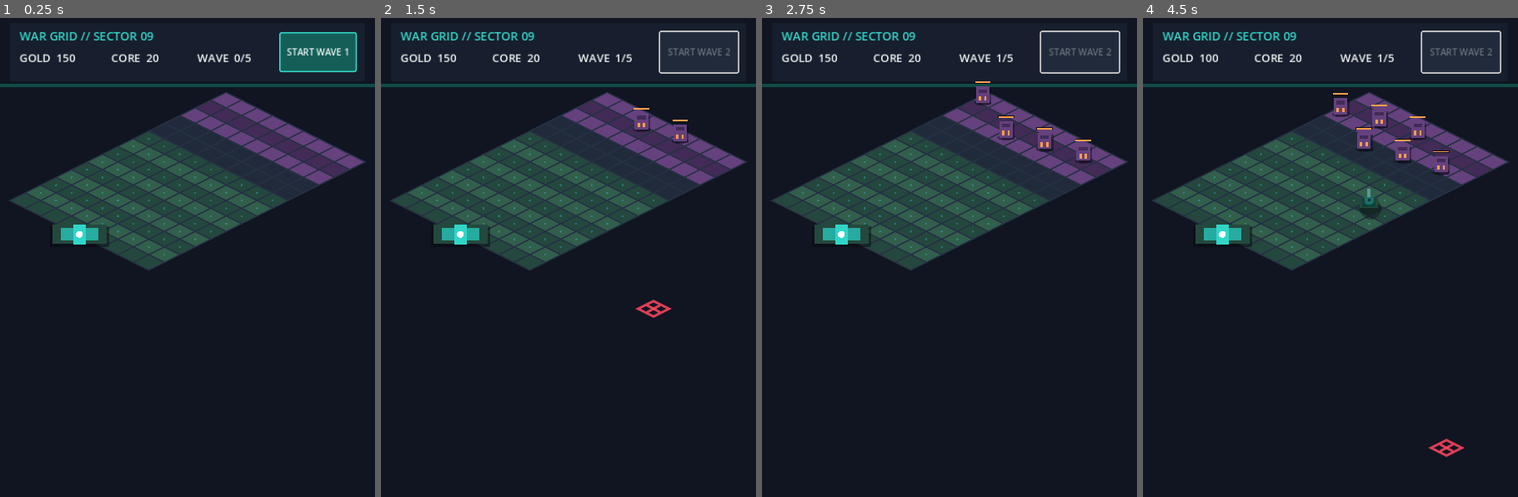
Above: before the commit, frames 1-4 (left to right).
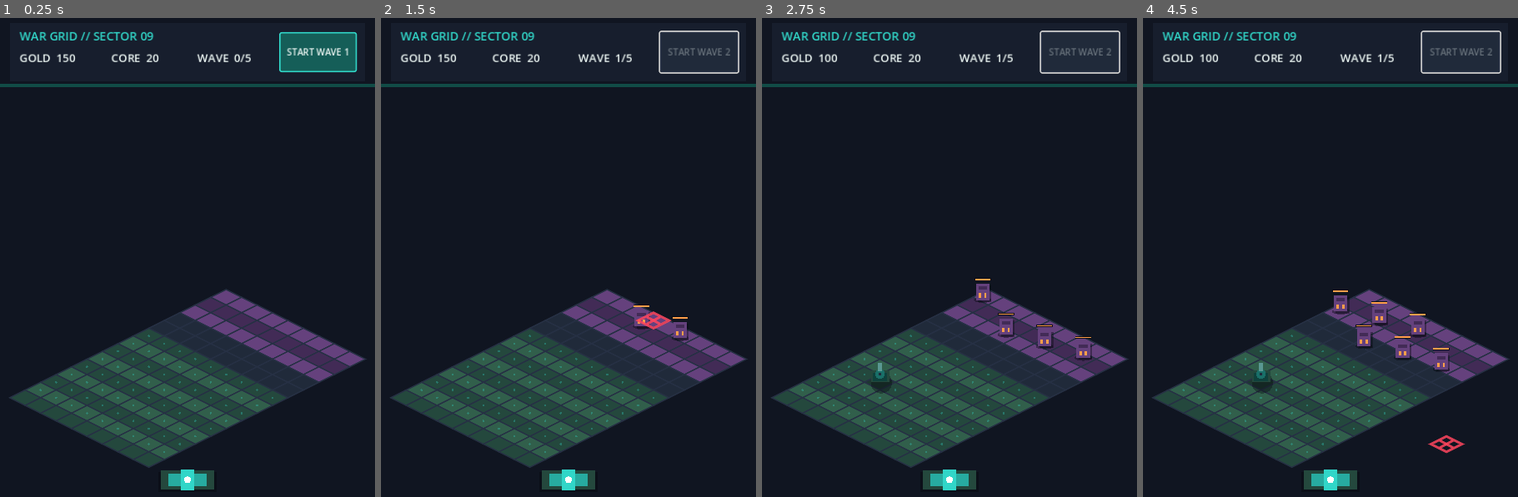
Above: after the commit, the same moments.

Repository: jinhoofkepco/Godottest1
Game: Godot game, scene res://scenes/main.tscn
Same seed, same stepped clock (60 frames per second), same inputs: the game is played once before the commit and once after it.
Inputs (mouse positions are in pixels of both pictures, inside the frame that each line leads up to):
- Up to frame 1 (0.25 s): no input
- Up to frame 2 (1.5 s): click "START WAVE 1" at 0.5 s; move the mouse to (651, 314) at 1.27 s; click (651, 314) at 1.42 s
- Up to frame 3 (2.75 s): move the mouse to (874, 382) at 2.02 s; click (874, 382) at 2.17 s
- Up to frame 4 (4.5 s): move the mouse to (1368, 200) at 2.77 s; click (1368, 200) at 2.92 s; move the mouse to (1311, 482) at 3.52 s; click (1311, 482) at 3.67 s; move the mouse to (1443, 449) at 4.27 s; click (1443, 449) at 4.42 s

The runs differ from the first frame. In frame 1, 35% of the frame differs, in the area x 2-98%, y 15-99%; in frame 2, 35%; in frame 3, 35%; in frame 4, 35%.

Commit message:
chore: add visual QA and delivery guardrails

Diff:
--- a/scripts/game_config.gd
+++ b/scripts/game_config.gd
@@ -11,6 +11,7 @@
 const WORLD_FRAME_MARGIN := 14.0
 const WORLD_FRAME_TOP := 112.0
 const WORLD_FRAME_BOTTOM := 24.0
+const CORE_ANCHOR_GAP := 28.0
 const ENEMY_ZONE_ROWS := 3
 const ALLY_BUILD_START_ROW := 5
 const CORE_ROW := 13
--- a/scripts/grid.gd
+++ b/scripts/grid.gd
@@ -64,7 +64,8 @@
 
 
 func get_core_anchor() -> Vector2:
-	return grid_to_screen(Vector2(float(GameConfig.GRID_COLUMNS) * 0.5, GameConfig.GRID_ROWS))
+	var bounds := get_board_bounds()
+	return Vector2(bounds.get_center().x, bounds.end.y + GameConfig.CORE_ANCHOR_GAP)
 
 
 func _draw() -> void:
--- a/scripts/main.gd
+++ b/scripts/main.gd
@@ -37,7 +37,9 @@
 	world.scale = Vector2.ONE * frame_scale
 	_world_base_position = Vector2(
 		(float(GameConfig.VIEW_SIZE.x) - board_bounds.size.x * frame_scale) * 0.5 - board_bounds.position.x * frame_scale,
-		GameConfig.WORLD_FRAME_TOP - board_bounds.position.y * frame_scale
+		GameConfig.WORLD_FRAME_TOP
+		+ (frame_size.y - board_bounds.size.y * frame_scale) * 0.5
+		- board_bounds.position.y * frame_scale
 	)
 	world.position = _world_base_position
 	core.position = grid.get_core_anchor()
--- /dev/null
+++ b/tests/smoke_capture.gd
@@ -0,0 +1,99 @@
+extends SceneTree
+
+const VIEW_SIZE := Vector2i(540, 960)
+const CAPTURE_PATH := "res://build/smoke_capture.png"
+const MAX_ACTION_FRAMES := 240
+
+
+func _initialize() -> void:
+	call_deferred("_run")
+
+
+func _run() -> void:
+	root.borderless = true
+	root.size = VIEW_SIZE
+	root.content_scale_size = VIEW_SIZE
+	var main_scene: PackedScene = load("res://scenes/main.tscn")
+	if main_scene == null:
+		_fail("main scene could not be loaded")
+		return
+	var main = main_scene.instantiate()
+	root.add_child(main)
+	await process_frame
+	await process_frame
+
+	var placements := [Vector2i(3, 5), Vector2i(5, 5), Vector2i(7, 5)]
+	for cell in placements:
+		if not main.try_place_tower(cell):
+			_fail("tower placement failed at %s" % cell)
+			return
+	main.wave_manager.spawn_interval = 0.03
+	main.start_next_wave()
+	if main.wave_manager.current_wave != 1 or not main.wave_manager.wave_active:
+		_fail("wave one did not start")
+		return
+
+	var staged := false
+	var action_visible := false
+	for frame in MAX_ACTION_FRAMES:
+		await physics_frame
+		await process_frame
+		if not staged and main.enemies.get_child_count() >= placements.size():
+			_stage_enemies(main)
+			staged = true
+		if staged and _has_visible_action(main):
+			action_visible = true
+			break
+	if not action_visible:
+		_fail("no tower shot or projectile became visible after %d frames" % MAX_ACTION_FRAMES)
+		return
+
+	await process_frame
+	RenderingServer.force_draw(false)
+	var viewport_texture := root.get_texture()
+	if viewport_texture == null:
+		_fail("active rendering backend has no viewport texture")
+		return
+	var image := viewport_texture.get_image()
+	if image == null:
+		_fail("active rendering backend cannot read viewport pixels")
+		return
+	if image.is_empty() or image.get_size() != VIEW_SIZE:
+		_fail("capture size was %s instead of %s" % [image.get_size(), VIEW_SIZE])
+		return
+	var output_directory := ProjectSettings.globalize_path("res://build")
+	var directory_error := DirAccess.make_dir_recursive_absolute(output_directory)
+	if directory_error != OK and directory_error != ERR_ALREADY_EXISTS:
+		_fail("could not create capture directory: %s" % error_string(directory_error))
+		return
+	var output_path := ProjectSettings.globalize_path(CAPTURE_PATH)
+	var save_error := image.save_png(output_path)
+	if save_error != OK:
+		_fail("could not save capture: %s" % error_string(save_error))
+		return
+	print("SMOKE CAPTURE PASS: %s (%dx%d)" % [output_path, image.get_width(), image.get_height()])
+	main.queue_free()
+	await process_frame
+	quit(0)
+
+
+func _stage_enemies(main: Node) -> void:
+	var staged_rows := [3.65, 3.85, 4.05]
+	for index in staged_rows.size():
+		var enemy = main.enemies.get_child(index)
+		enemy.grid_position = Vector2(float(index * 2 + 3) + 0.5, staged_rows[index])
+		enemy.move_speed = 0.0
+
+
+func _has_visible_action(main: Node) -> bool:
+	if main.projectiles.get_child_count() == 0:
+		return false
+	for tower in main.towers.get_children():
+		if tower.shot_feedback_count > 0:
+			return true
+	return false
+
+
+func _fail(message: String) -> void:
+	push_error("SMOKE CAPTURE FAILED: %s" % message)
+	quit(1)
--- a/tests/test_rules.gd
+++ b/tests/test_rules.gd
@@ -8,6 +8,7 @@
 	_test_wave_scaling()
 	_test_grid_build_rules()
 	_test_grid_projection()
+	_test_world_framing()
 	_test_entity_sort_scene()
 	_test_enemy_logical_movement()
 	_test_enemy_damage_and_defeat()
@@ -79,7 +80,7 @@
 		grid.free()
 		return
 	_expect(grid.get_board_bounds().is_equal_approx(Rect2(-448, 0, 736, 368)), "projected board bounds include every diamond")
-	_expect(grid.get_core_anchor().is_equal_approx(Vector2(-304, 296)), "core anchor is centered under the final board edge")
+	_expect(grid.get_core_anchor().is_equal_approx(Vector2(-80, 396)), "core anchor is centered below the projected board bounds")
 
 	var logical_points: Array[Vector2] = [
 		Vector2.ZERO,
@@ -125,6 +126,26 @@
 		var picked_cell = grid.world_to_cell(grid.cell_to_world(cell))
 		_expect(not grid.can_build(picked_cell), "projected out-of-board cell is rejected: %s" % cell)
 	grid.free()
+
+
+func _test_world_framing() -> void:
+	var config := load("res://scripts/game_config.gd")
+	var main_scene := load("res://scenes/main.tscn")
+	if config == null or main_scene == null:
+		return
+	var main = main_scene.instantiate()
+	var tree := Engine.get_main_loop() as SceneTree
+	tree.root.add_child(main)
+	var board_bounds: Rect2 = main.grid.get_board_bounds()
+	var frame_height: float = config.VIEW_SIZE.y - config.WORLD_FRAME_TOP - config.WORLD_FRAME_BOTTOM
+	var board_center_y: float = main.world.position.y + board_bounds.get_center().y * main.world.scale.y
+	var frame_center_y: float = config.WORLD_FRAME_TOP + frame_height * 0.5
+	_expect(is_equal_approx(board_center_y, frame_center_y), "projected board is vertically centered inside the post-HUD frame")
+	var core_screen_position: Vector2 = main.world.position + main.core.position * main.world.scale
+	var board_screen_bottom: float = main.world.position.y + board_bounds.end.y * main.world.scale.y
+	_expect(is_equal_approx(core_screen_position.x, config.VIEW_SIZE.x * 0.5), "shared core is horizontally centered on screen")
+	_expect(core_screen_position.y > board_screen_bottom, "shared core is drawn below the projected board")
+	main.free()
 
 
 func _test_entity_sort_scene() -> void:
Not shown, changed: export_presets.cfg
Not shown, changed: .github/workflows/android.yml
Not shown, changed: README.md
